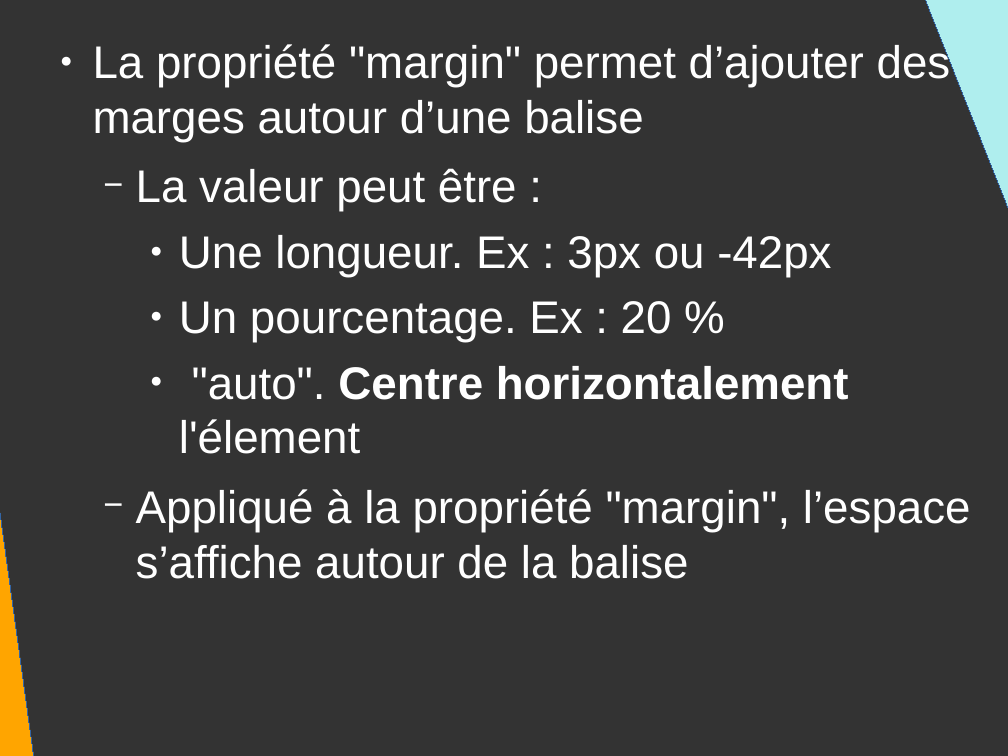
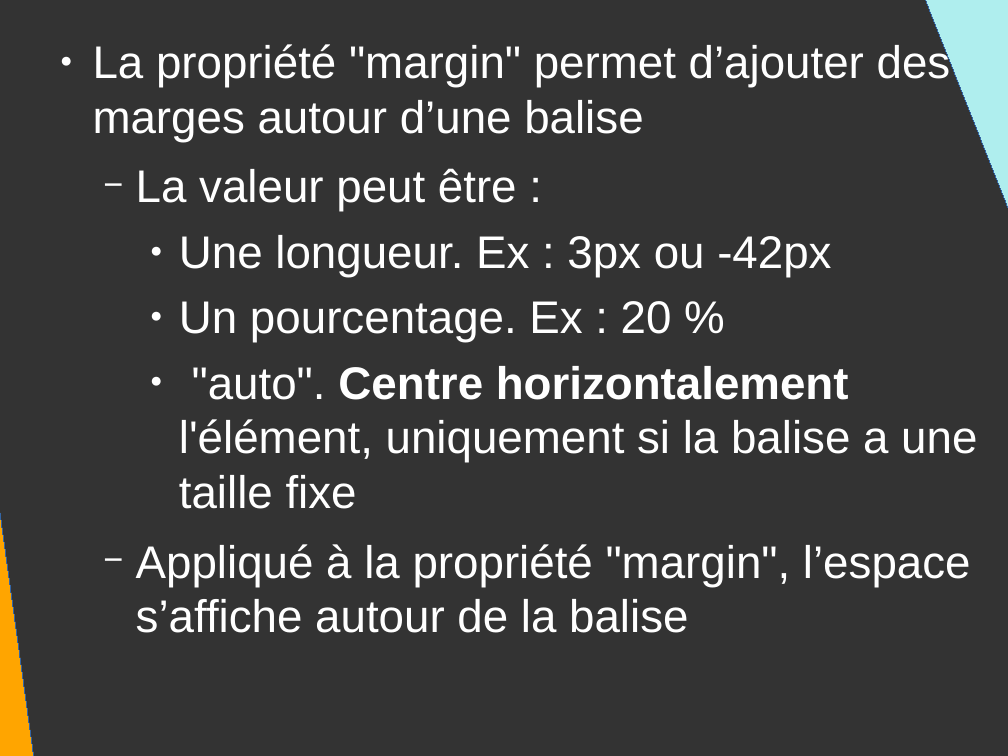
Before and after one commit to DanYellow/presentations, a slide deck: slide 38 of mmi/html/travaux-pratiques/numero-2/presentation.odp (slide 9 before the commit). Drawn at 1008x756 pixels with LibreOffice and Linux fonts; fonts in the diff are those of the drawing. Boxes give left, top, right and bottom in pixels: in the first picture for what was removed or moved away, otherwise in the second. Text is boxed around its words. In the diff, an @@ line names an element or a change of style, - is before the commit and + after.

```diff
--- a/mmi/html/travaux-pratiques/numero-2/presentation.odp
+++ b/mmi/html/travaux-pratiques/numero-2/presentation.odp
@@ text at (x1=179, y1=366, x2=977, y2=509): text changed; bold off @@
-    ● "auto". Centre horizontalement l'élement
+    ● "auto". Centre horizontalement l'élément, uniquement si la balise a une taille fixe
```
Also in this commit, not shown: 3 other slides changed, 30 slides added, 1 slide removed, 3 other files.
